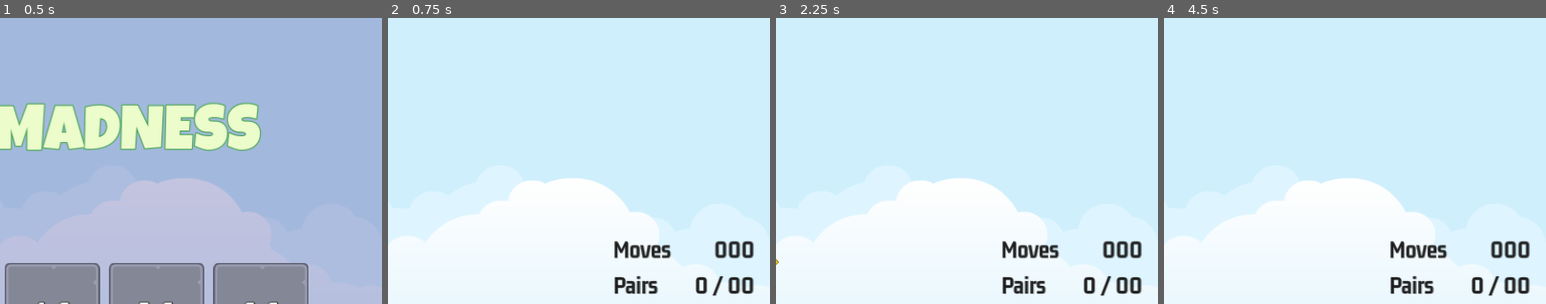
Above: before the commit, frames 1-4 (left to right).
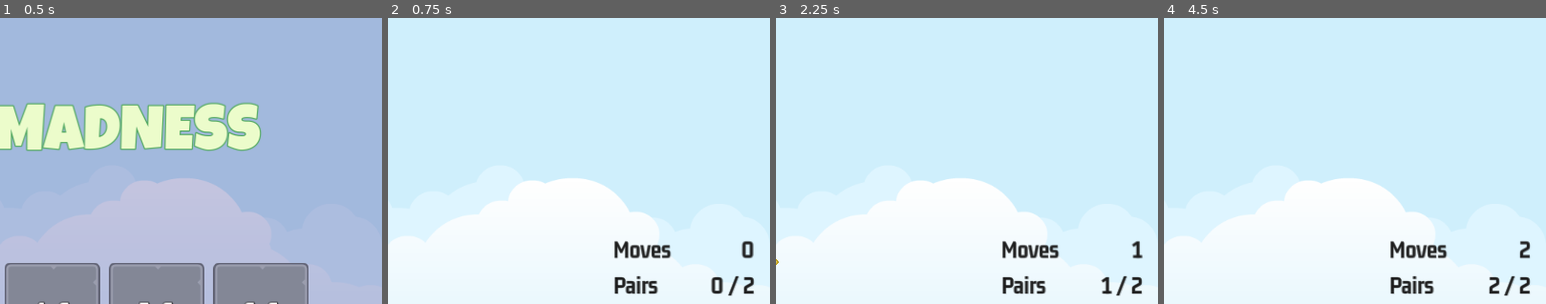
Above: after the commit, the same moments.

Repository: mattburro/Memory-Madness
Game: Godot game, scene res://master_screen/master_screen.tscn
The game is run twice, just before and just after one commit, with the same random seed, the same clock (stepped at 60 frames per second) and the same inputs.
Inputs (mouse positions are % of the whole screen's width and height, from its top left):
- Up to frame 1 (0.5 s): no input
- Up to frame 2 (0.75 s): click "2x2" at 0.5 s
- Up to frame 3 (2.25 s): click (35, 44) at 1.25 s; click (44, 44) at 2.02 s
- Up to frame 4 (4.5 s): click (35, 56) at 2.77 s; click (44, 56) at 3.52 s; click (35, 56) at 4.27 s
The pictures show only the part of the screen within x 50-100%, y 0-50%; the shares and areas given below are measured in that part.

Frame 1 is identical in both runs. In frame 2, 1.0% of the frame differs, in the area x 80-96%, y 78-98%; in frame 3, 1.1%; in frame 4, 1.0%.

Commit message:
Update UI with moves made and pairs

Diff:
--- a/game_screen/game_screen.gd
+++ b/game_screen/game_screen.gd
@@ -4,10 +4,16 @@
 
 @onready var sound = $Sound
 @onready var tile_container = %TileContainer
-@onready var scorer = $Scorer
+@onready var scorer: Scorer = $Scorer
+@onready var moves_label = %MovesLabel
+@onready var pairs_label = %PairsLabel
 
 func _ready():
 	SignalManager.on_level_selected.connect(on_level_selected)
+
+func _process(_delta):
+	moves_label.text = scorer.get_moves_made_str()
+	pairs_label.text = scorer.get_pairs_made_str()
 
 func add_memory_tile(image_dict: Dictionary, frame_image: CompressedTexture2D):
 	var memory_tile = memory_tile_scene.instantiate()
--- a/scorer/scorer.gd
+++ b/scorer/scorer.gd
@@ -1,4 +1,4 @@
-extends Node
+class_name Scorer extends Node
 
 @onready var sound = $Sound
 @onready var reveal_timer = $RevealTimer
@@ -11,6 +11,12 @@
 func _ready():
 	SignalManager.on_tile_selected.connect(on_tile_selected)
 	SignalManager.on_game_exit_pressed.connect(on_game_exit_pressed)
+
+func get_moves_made_str() -> String:
+	return str(moves_made)
+
+func get_pairs_made_str() -> String:
+	return "%s / %s" % [pairs_made, target_pairs]
 
 func clear_new_game(new_target_pairs: int):
 	selections.clear()
